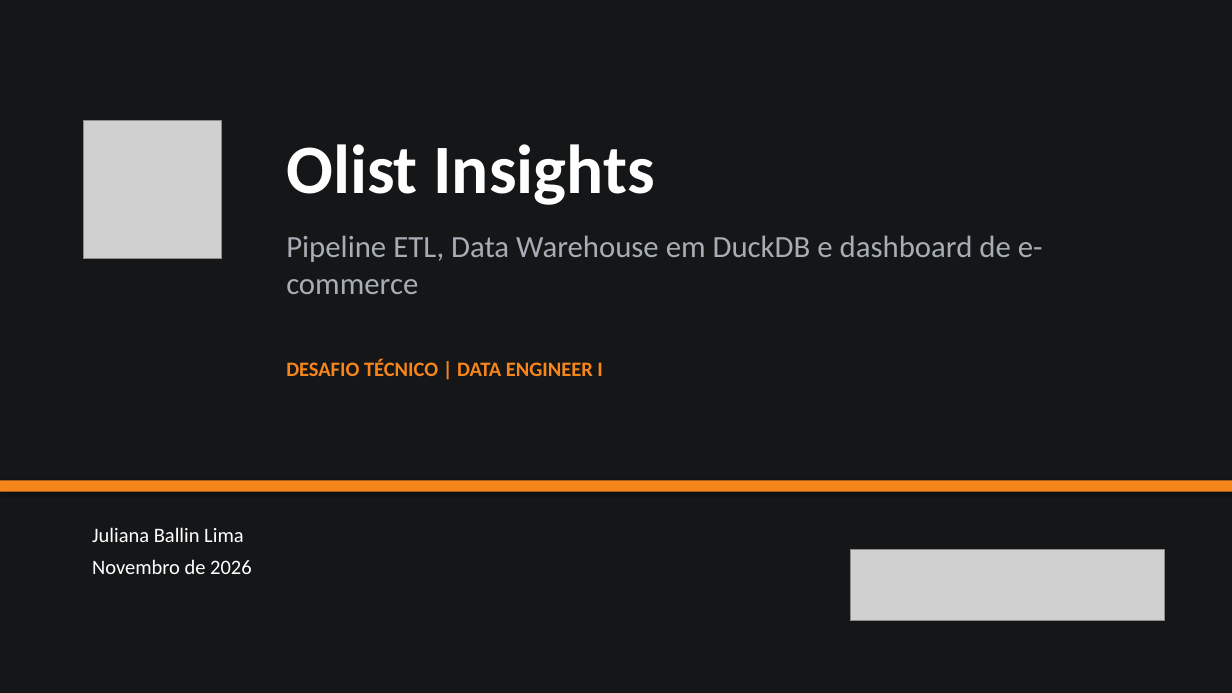
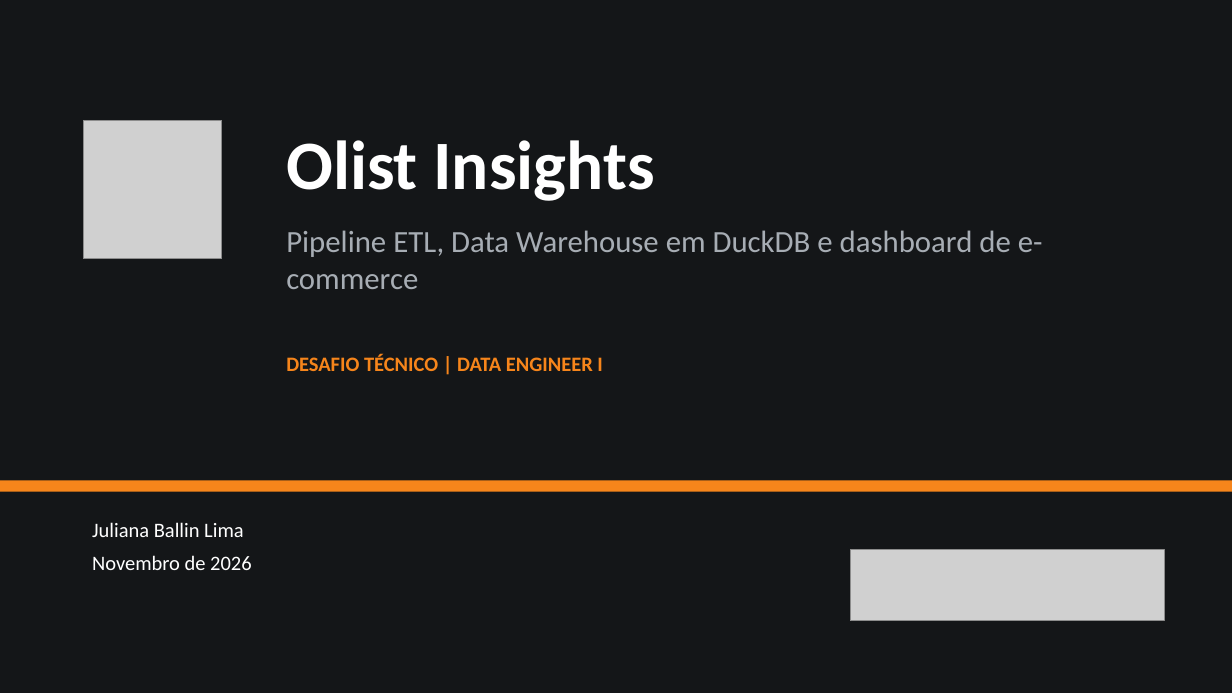
Before and after one commit to JulianaBallin/data-engineer-challenge, a slide deck: slide 1 of docs/apresentacao/apresentacao-olist.pptx. Drawn at 1232x693 pixels with LibreOffice and Linux fonts; fonts in the diff are those of the drawing; grey boxes stand for pictures. Boxes give left, top, right and bottom in pixels: in the first picture for what was removed or moved away, otherwise in the second. Text is boxed around its words. In the diff, an @@ line names an element or a change of style, - is before the commit and + after.

```diff
--- a/docs/apresentacao/apresentacao-olist.pptx
+++ b/docs/apresentacao/apresentacao-olist.pptx
@@ rectangle at (x1=0, y1=0, x2=1232, y2=693): shadow off @@
@@ 4 texts moved together from (x1=92, y1=144, x2=1043, y2=574) to (x1=92, y1=140, x2=1043, y2=570) @@
```
Also in this commit, not shown: 14 other slides changed, 5 slides added, 2 slides removed, 8 other files.
